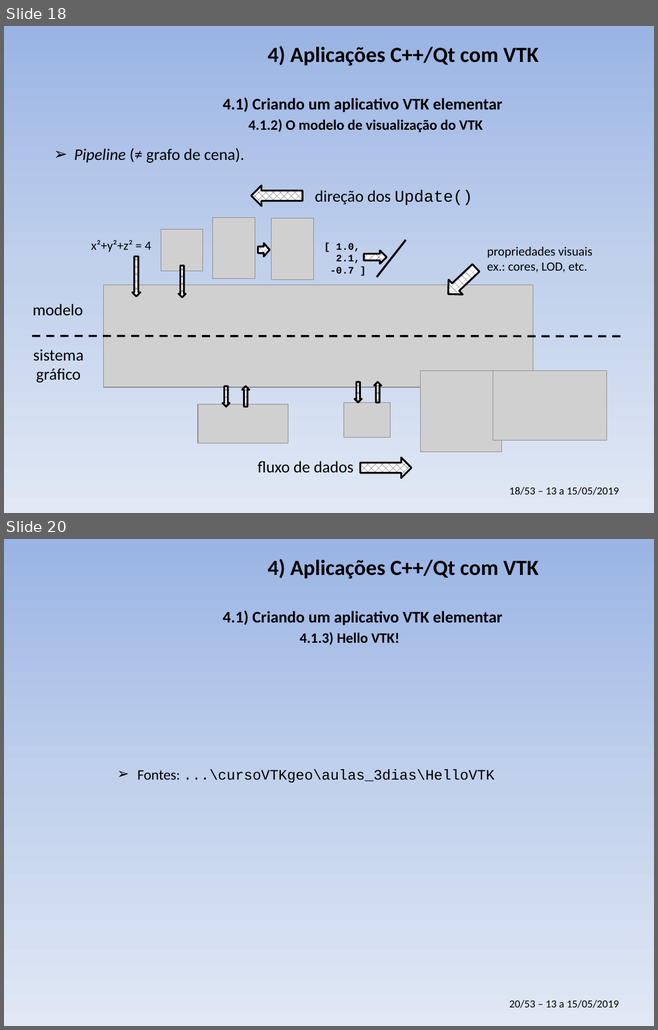
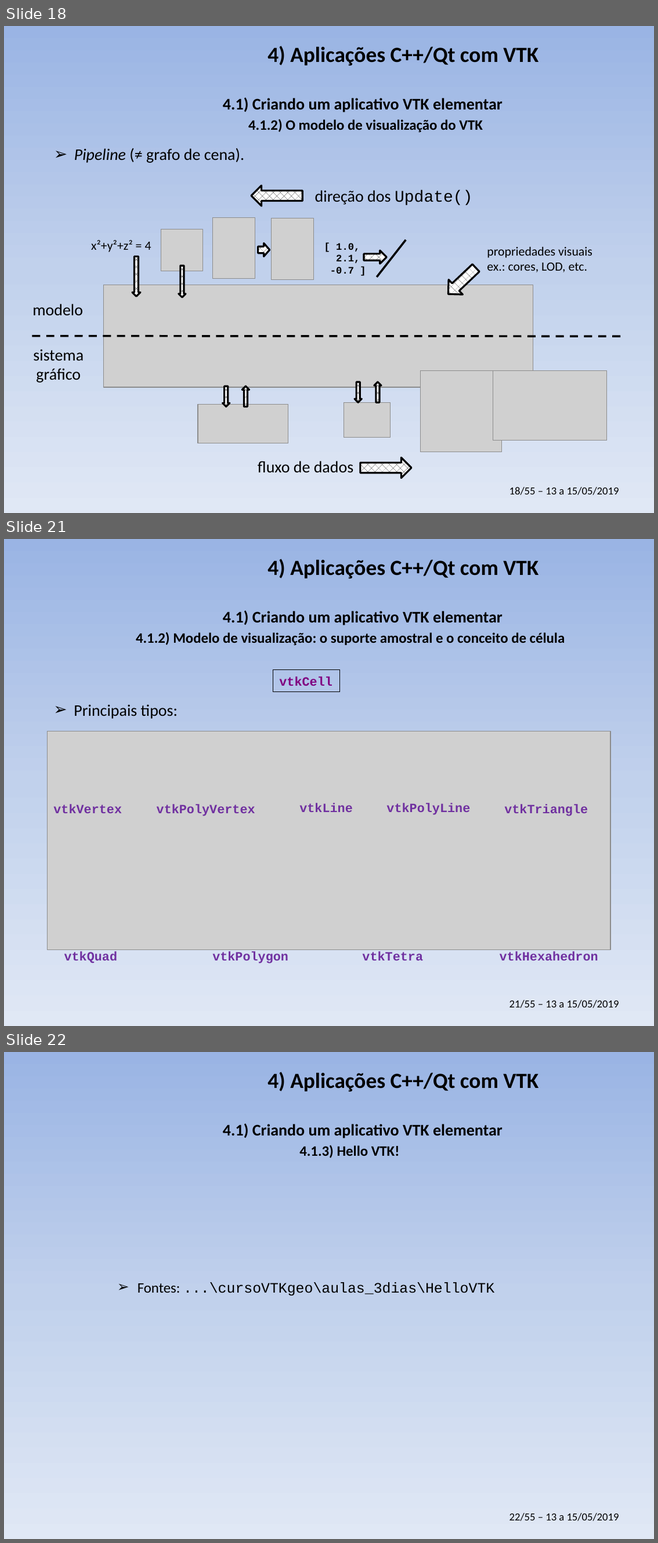
Before and after one commit to PauloCarvalhoRJ/cursoVTKgeo, a slide deck: aulas_3dias/slides_3dias.pptx. Shown one above the other, each under a label of ours: slides 18 and 20 before the commit, slides 18, 21 and 22 after it; the slides between them are not shown. The pictures are 658x1030 and 658x1543 pixels, drawn with LibreOffice and Linux fonts; fonts in the diff are those of the drawing; grey boxes stand for pictures; background and template pictures are left out. Boxes give left, top, right and bottom in pixels: in the first picture for what was removed or moved away, otherwise in the second. Text is boxed around its words. In the diff, an @@ line names an element or a change of style, - is before the commit and + after.

```diff
--- a/aulas_3dias/slides_3dias.pptx
+++ b/aulas_3dias/slides_3dias.pptx
@@ slide 21 added at [4, 539, 654, 1026], background gradient #9AB5E4 to #C2D1ED to #E1E8F5; not listed: 1 template element that a slide beside it also shows @@
@@ title added at [267, 559, 538, 579], 24 pt, text #000000, bold @@
+4) Aplicações C++/Qt com VTK
@@ text added at [223, 610, 502, 625], 18 pt, text #000000, bold @@
+4.1) Criando um aplicativo VTK elementar
@@ text added at [136, 632, 565, 645], 16 pt, text #000000, bold @@
+4.1.2) Modelo de visualização: o suporte amostral e o conceito de célula
@@ rectangle added at [273, 670, 339, 692], outline #000000 0.75 pt, 14 pt, text #800080, bold @@
+vtkCell
@@ text added at [74, 704, 177, 719], 18 pt, text #000000 @@
+➢ Principais tipos:
@@ picture added at [47, 732, 610, 950] @@
@@ text added at [53, 805, 122, 813], 14 pt, text #7030A0, bold @@
+vtkVertex
@@ text added at [157, 805, 255, 816], 14 pt, text #7030A0, bold @@
+vtkPolyVertex
@@ text added at [299, 803, 353, 812], 14 pt, text #7030A0, bold @@
+vtkLine
@@ text added at [386, 803, 470, 815], 14 pt, text #7030A0, bold @@
+vtkPolyLine
@@ text added at [504, 805, 587, 816], 14 pt, text #7030A0, bold @@
+vtkTriangle
@@ text added at [64, 951, 118, 964], 14 pt, text #7030A0, bold @@
+vtkQuad
@@ text added at [212, 951, 288, 964], 14 pt, text #7030A0, bold @@
+vtkPolygon
@@ text added at [362, 951, 423, 961], 14 pt, text #7030A0, bold @@
+vtkTetra
@@ text added at [499, 951, 598, 961], 14 pt, text #7030A0, bold @@
+vtkHexahedron
@@ text at [509, 487, 619, 495]: text changed @@
-18/53 – 13 a 15/05/2019
+18/55 – 13 a 15/05/2019
@@ what was slide 20 is now slide 22 @@
@@ text at [509, 1513, 619, 1521]: text changed @@
-20/53 – 13 a 15/05/2019
+22/55 – 13 a 15/05/2019
```
Also in this commit, not shown: 1 slide changed, 1 other slide added.
